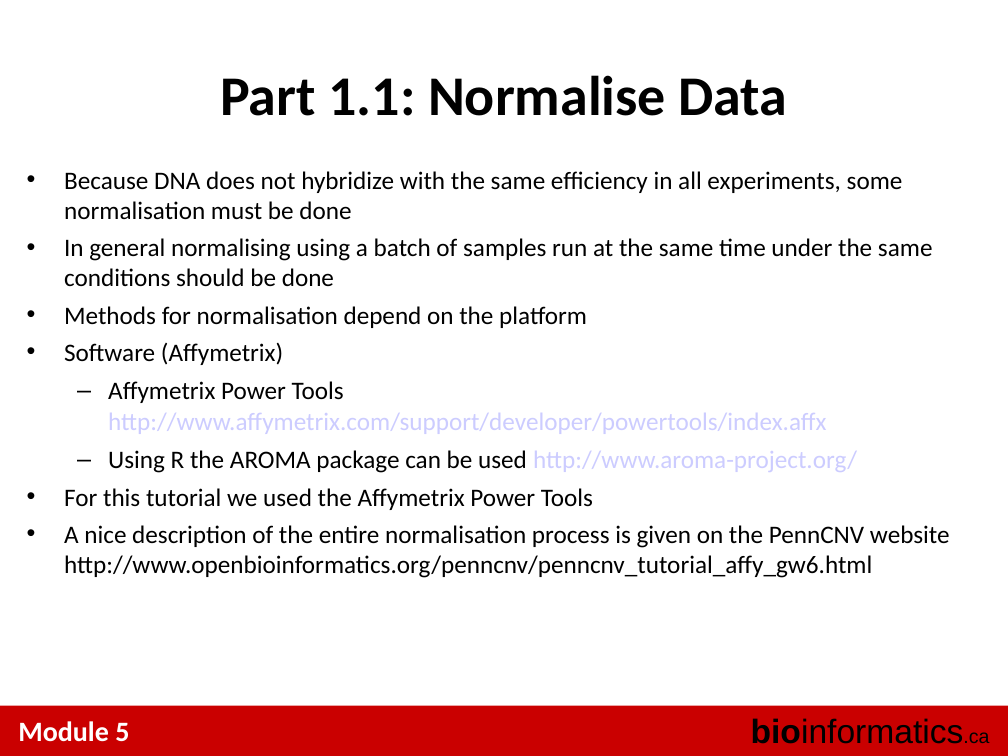
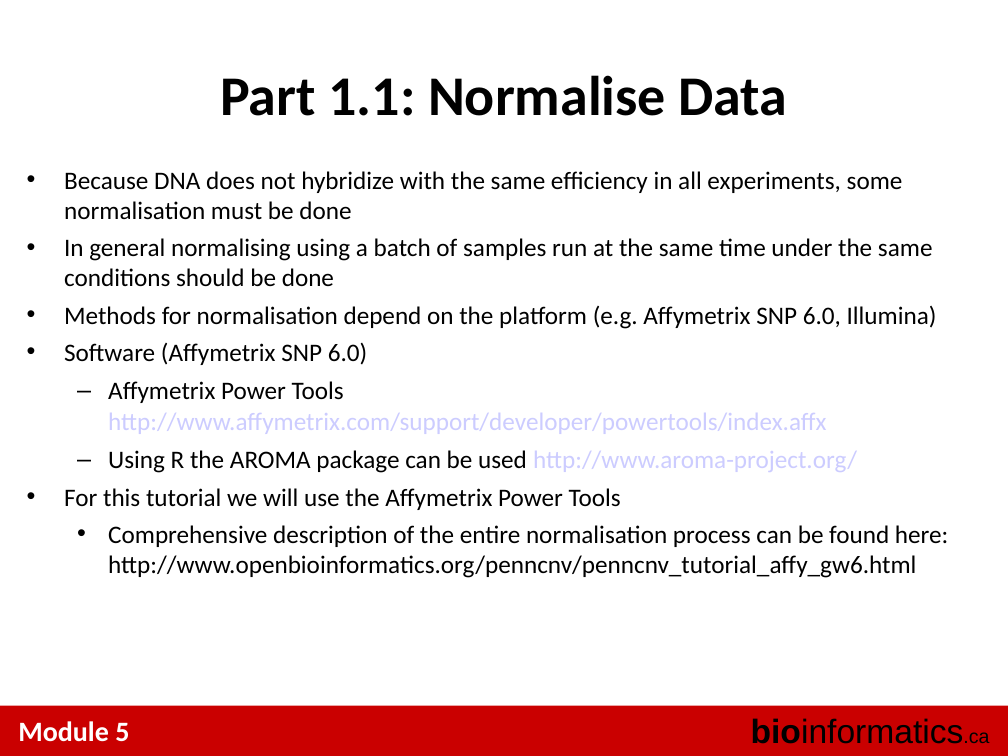
Before and after one commit to tinyheero/BICG-2016, a slide deck: slide 8 of copy_number/content/BiCG_2014_Module5_Lab_shah.ppt. Drawn at 1008x756 pixels with LibreOffice and Linux fonts; fonts in the diff are those of the drawing. Boxes give left, top, right and bottom in pixels: in the first picture for what was removed or moved away, otherwise in the second. Text is boxed around its words. In the diff, an @@ line names an element or a change of style, - is before the commit and + after.

```diff
--- a/copy_number/content/BiCG_2014_Module5_Lab_shah.ppt
+++ b/copy_number/content/BiCG_2014_Module5_Lab_shah.ppt
@@ text at (64,306,937,365): text changed @@
-• Methods for normalisation depend on the platform
-• Software (Affymetrix)
+• Methods for normalisation depend on the platform (e.g. Affymetrix SNP 6.0, Illumina)
+• Software (Affymetrix SNP 6.0)
@@ text at (64,488,948,578): text changed @@
-• For this tutorial we used the Affymetrix Power Tools
-• A nice description of the entire normalisation process is given on the PennCNV website http://www.openbioinformatics.org/penncnv/penncnv_tutorial_affy_gw6.html
+• For this tutorial we will use the Affymetrix Power Tools
+  • Comprehensive description of the entire normalisation process can be found here: http://www.openbioinformatics.org/penncnv/penncnv_tutorial_affy_gw6.html
```
Also in this commit, not shown: 7 other slides changed.
